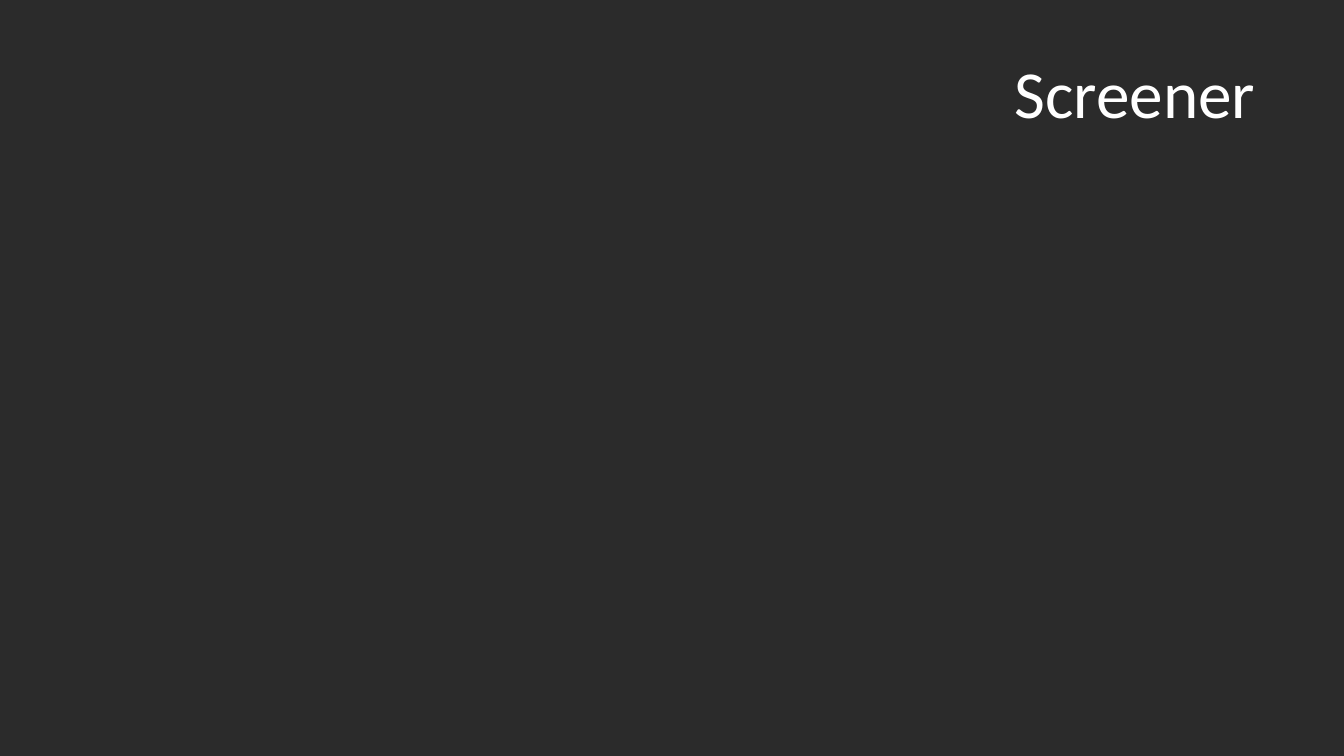
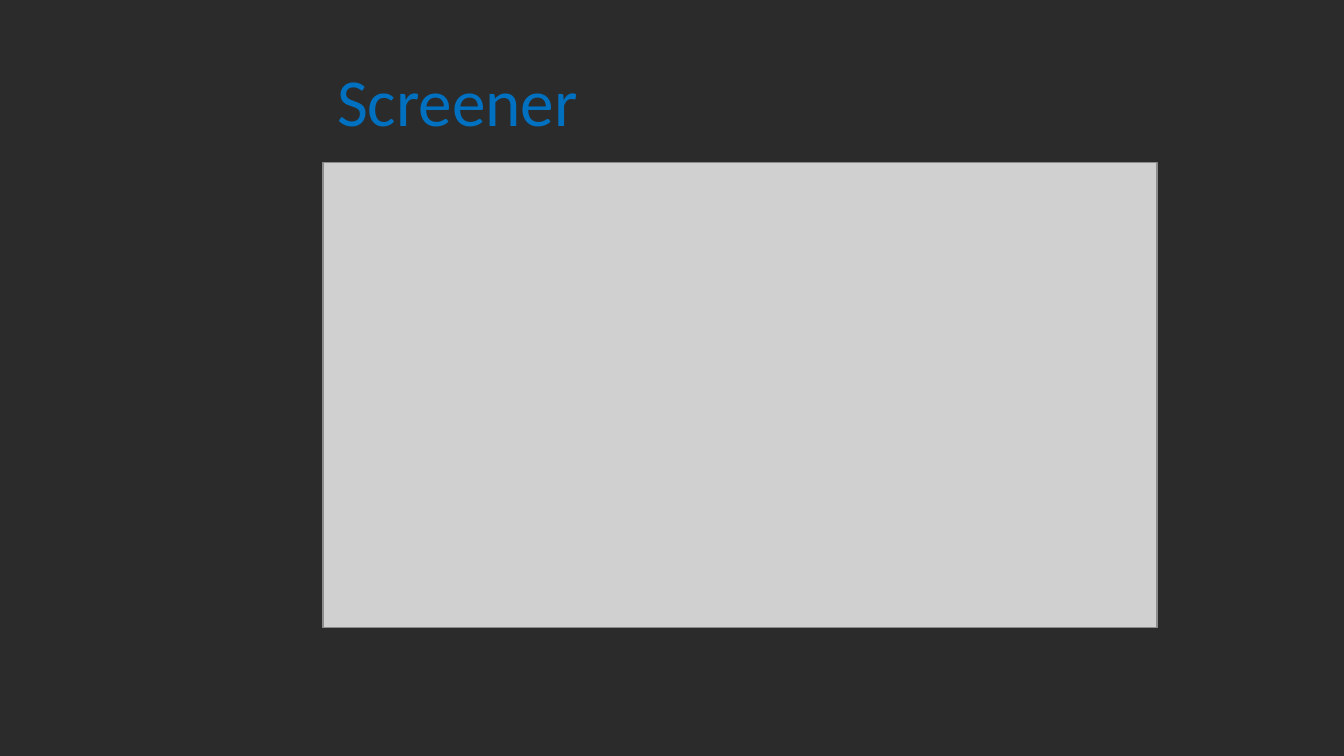
Before and after one commit to patricia-raj/financial-market-trading-dashboard, a slide deck: slide 7 of Project3.pptx (slide 5 before the commit). Drawn at 1344x756 pixels with LibreOffice and Linux fonts; fonts in the diff are those of the drawing; grey boxes stand for pictures; background and template pictures are left out; a plain dark background stands for a picture behind light text. Boxes give left, top, right and bottom in pixels: in the first picture for what was removed or moved away, otherwise in the second. Text is boxed around its words. In the diff, an @@ line names an element or a change of style, - is before the commit and + after.

Commit message:
Update the presentation's screener info

```diff
--- a/Project3.pptx
+++ b/Project3.pptx
@@ title "Screener": place and size @@
-title "Screener" at <box>1015,74,1256,119</box>
+title "Screener" at <box>337,82,578,127</box>
@@ title "Screener" at <box>337,82,578,127</box>: text colour #FFFFFF to #0070C0; alignment right to left @@
@@ picture added at <box>323,163,1157,628</box> @@
```
Also in this commit, not shown: 4 slides added, 2 slides removed.
